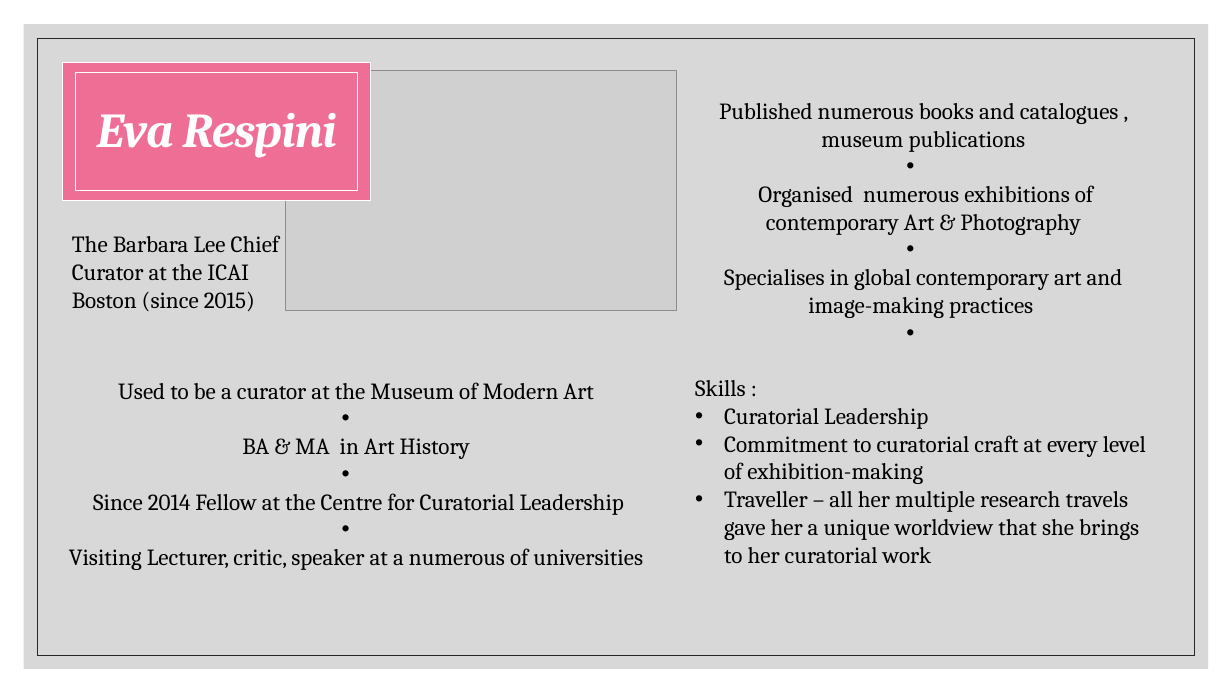
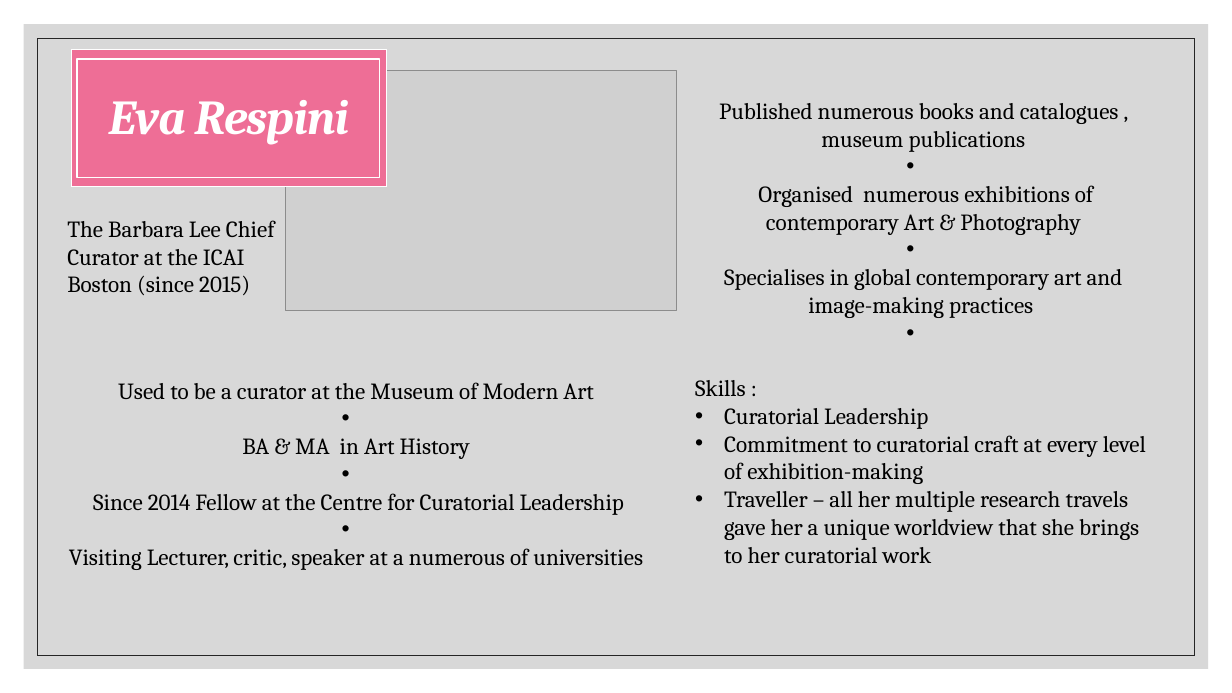
Before and after one commit to alk36/Curators-Presentation, a slide deck: slide 4 of art curators the newest one from saturday from pc.pptx. Drawn at 1232x693 pixels with LibreOffice and Linux fonts; fonts in the diff are those of the drawing; grey boxes stand for pictures. Boxes give left, top, right and bottom in pixels: in the first picture for what was removed or moved away, otherwise in the second. Text is boxed around its words. In the diff, an @@ line names an element or a change of style, - is before the commit and + after.

Commit message:
to do

```diff
--- a/art curators the newest one from saturday from pc.pptx
+++ b/art curators the newest one from saturday from pc.pptx
@@ rectangle "Eva Respini": place and size @@
-rectangle "Eva Respini" at bbox=[63, 62, 371, 201]
+rectangle "Eva Respini" at bbox=[71, 49, 386, 187]
@@ rectangle: place and size @@
-rectangle at bbox=[76, 72, 358, 190]
+rectangle at bbox=[77, 59, 379, 177]
@@ text "The Barbara Lee Chief Curator ...": place and size @@
-text "The Barbara Lee Chief Curator ..." at bbox=[72, 235, 280, 311]
+text "The Barbara Lee Chief Curator ..." at bbox=[67, 220, 275, 295]
```
Also in this commit, not shown: 1 other slide changed.
